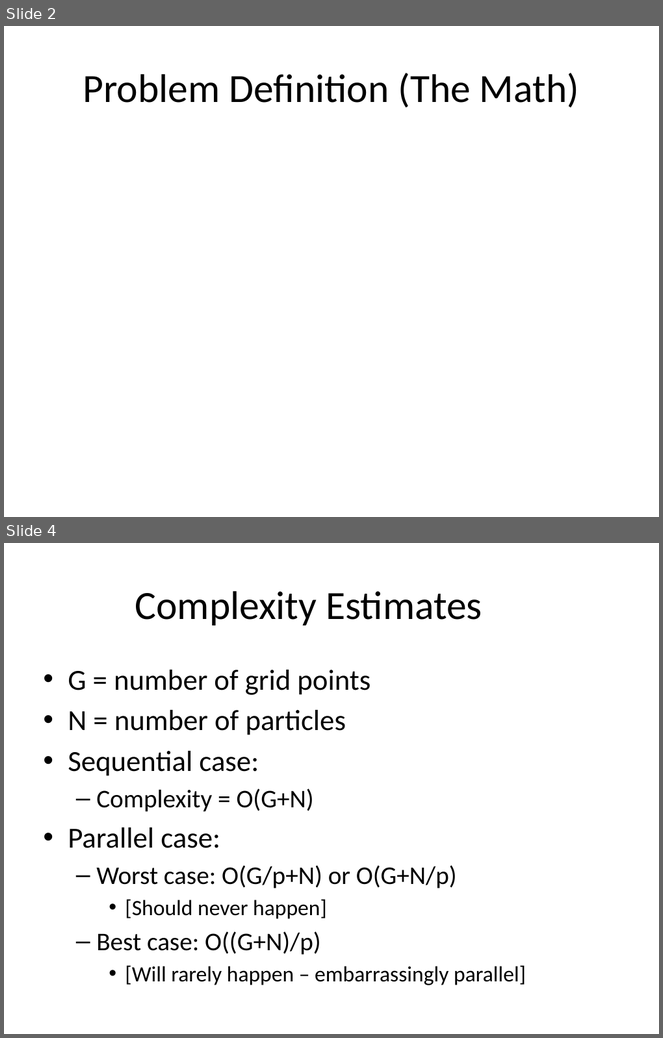
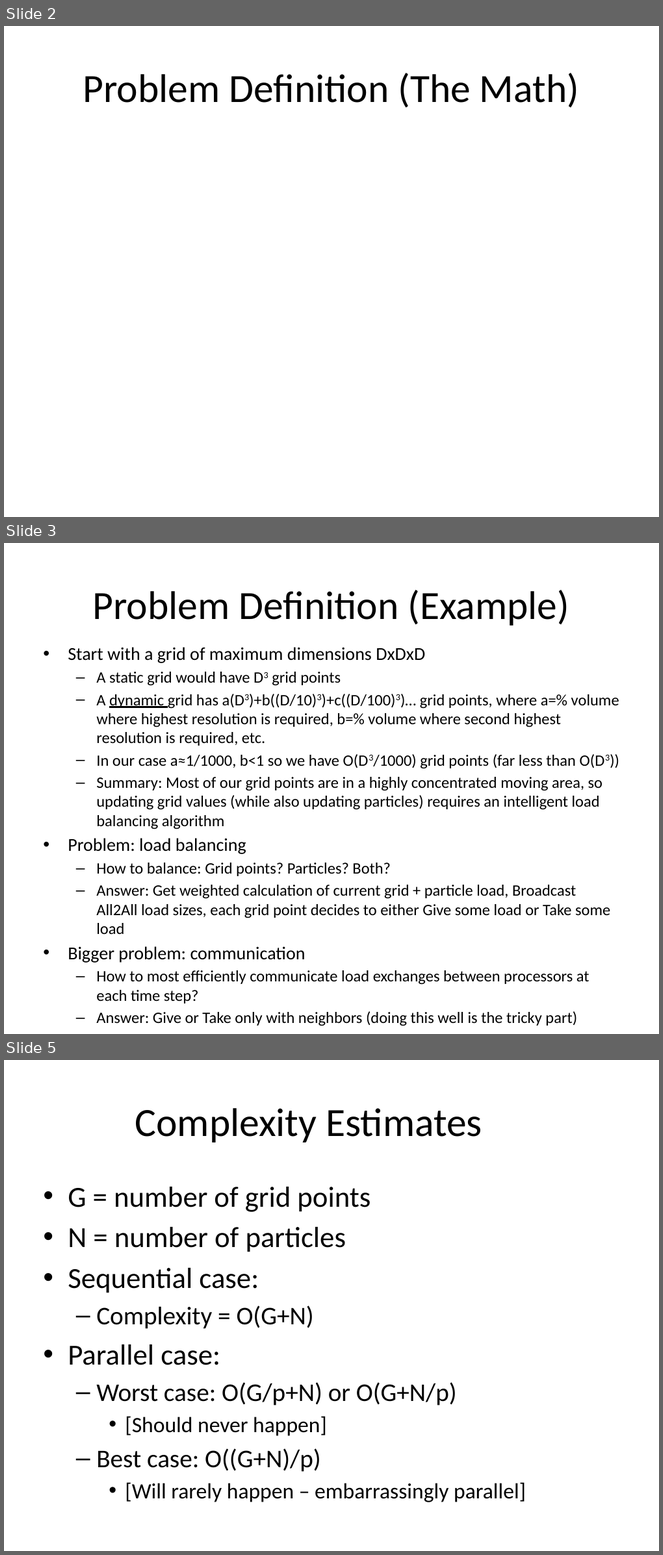
Before and after one commit to mgsholte/dynogrid, a slide deck: Dynogrid_ProgressReport_v1.pptx. Shown one above the other, each under a label of ours: slides 2 and 4 before the commit, slides 2, 3 and 5 after it; the slides between them are not shown. The pictures are 663x1038 and 663x1555 pixels, drawn with LibreOffice and Linux fonts; fonts in the diff are those of the drawing. Boxes give left, top, right and bottom in pixels: in the first picture for what was removed or moved away, otherwise in the second. Text is boxed around its words. In the diff, an @@ line names an element or a change of style, - is before the commit and + after.

```diff
--- a/Dynogrid_ProgressReport_v1.pptx
+++ b/Dynogrid_ProgressReport_v1.pptx
@@ slide 3 added at [4, 543, 659, 1034], background #FFFFFF @@
@@ title added at [93, 590, 570, 626], 44 pt, text #000000 @@
+Problem Definition (Example)
@@ text added at [68, 647, 620, 1027], 17.5 pt, text #000000 @@
+• Start with a grid of maximum dimensions DxDxD
+  – A static grid would have D3 grid points
+  – A dynamic grid has a(D3)+b((D/10)3)+c((D/100)3)… grid points, where a=% volume where highest resolution is required, b=% volume where second highest resolution is required, etc.
+  – In our case a≈1/1000, b<1 so we have O(D3/1000) grid points (far less than O(D3))
+  – Summary: Most of our grid points are in a highly concentrated moving area, so updating grid values (while also updating particles) requires an intelligent load balancing algorithm
+• Problem: load balancing
+  – How to balance: Grid points? Particles? Both?
+  – Answer: Get weighted calculation of current grid + particle load, Broadcast All2All load sizes, each grid point decides to either Give some load or Take some load
+• Bigger problem: communication
+  – How to most efficiently communicate load exchanges between processors at each time step?
+  – Answer: Give or Take only with neighbors (doing this well is the tricky part)
@@ what was slide 4 is now slide 5 @@
```
Also in this commit, not shown: 2 slides changed, 2 other files.
